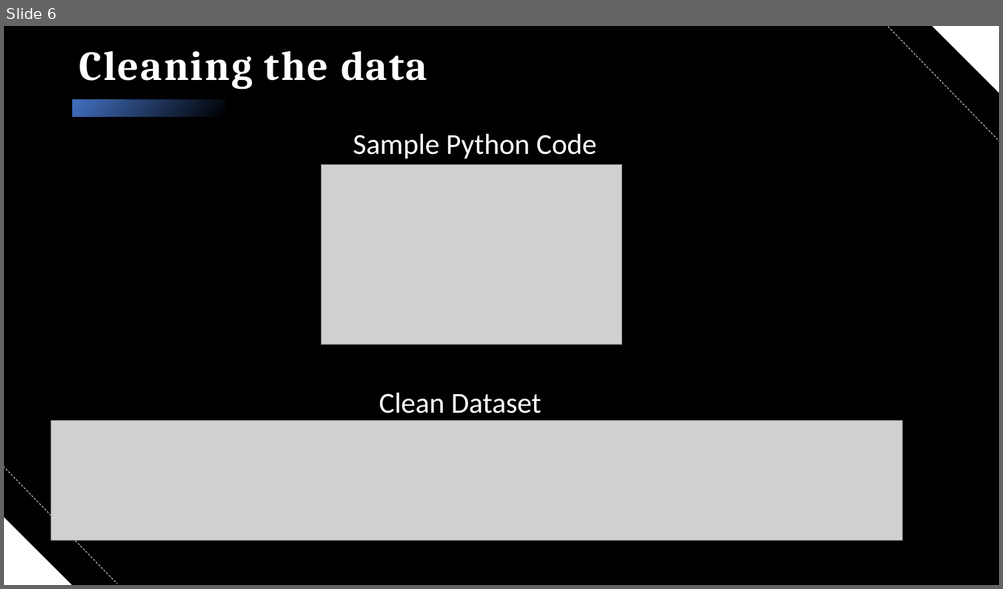
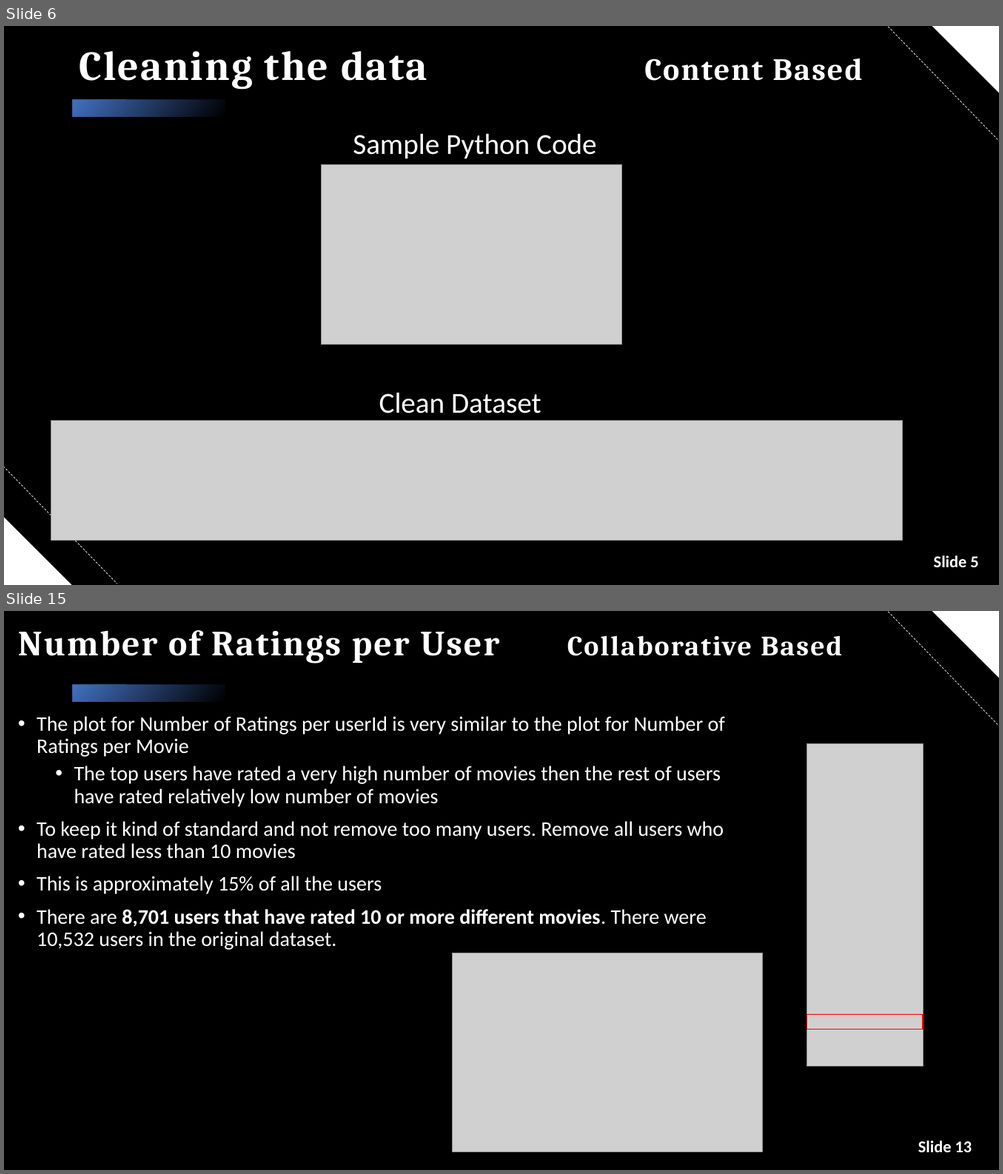
Before and after one commit to cseebec/Movie_Recommendation_P4, a slide deck: Movie Recommendation Systems.pptx. Shown one above the other, each under a label of ours: slide 6 before the commit, slides 6 and 15 after it; the slides between them are not shown. The pictures are 1003x589 and 1003x1174 pixels, drawn with LibreOffice and Linux fonts; fonts in the diff are those of the drawing; grey boxes stand for pictures; background and template pictures are left out. Boxes give left, top, right and bottom in pixels: in the first picture for what was removed or moved away, otherwise in the second. Text is boxed around its words. In the diff, an @@ line names an element or a change of style, - is before the commit and + after.

```diff
--- a/Movie Recommendation Systems.pptx
+++ b/Movie Recommendation Systems.pptx
@@ slide 15 added at bbox=[4, 611, 999, 1170], background picture (left out); not listed: 5 template elements that a slide beside it also shows @@
@@ title added at bbox=[18, 630, 842, 663], 34.2 pt, text #FFFFFF, bold @@
+Number of Ratings per User Collaborative Based
@@ text added at bbox=[37, 716, 725, 950], 20 pt, text #FFFFFF @@
+• The plot for Number of Ratings per userId is very similar to the plot for Number of Ratings per Movie
+  • The top users have rated a very high number of movies then the rest of users have rated relatively low number of movies
+• To keep it kind of standard and not remove too many users. Remove all users who have rated less than 10 movies
+• This is approximately 15% of all the users
+• There are 8,701 users that have rated 10 or more different movies. There were 10,532 users in the original dataset.
@@ picture added at bbox=[807, 743, 922, 1066] @@
@@ picture added at bbox=[452, 954, 762, 1153] @@
@@ rectangle added at bbox=[807, 1014, 922, 1030], outline #FF0000 1 pt @@
@@ rectangle added at bbox=[4, 1039, 151, 1170], fill #000000, outline #000000 1 pt @@
@@ text added at bbox=[918, 1141, 972, 1153], 16 pt, text #FFFFFF, bold @@
+Slide 13
@@ slide 6 changed as well @@
@@ title at bbox=[79, 51, 862, 89]: text changed @@
-Cleaning the data
+Cleaning the data Content Based
@@ text added at bbox=[933, 556, 978, 568], 16 pt, text #FFFFFF, bold @@
+Slide 5
```
Also in this commit, not shown: 9 other slides changed, 3 other slides added.
